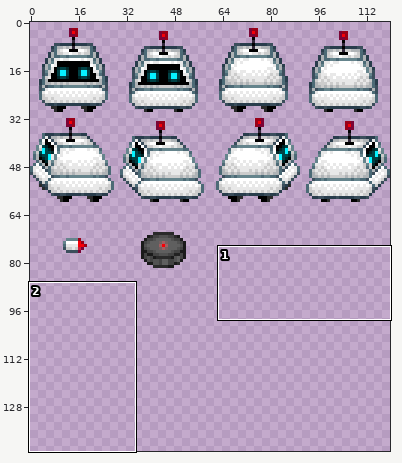
Sprite sheet, stored at Assets/Art/mini_tiles.png. The picture above shows the old version from afar; the outline marks the close-up.
Close-up. First the earlier version:
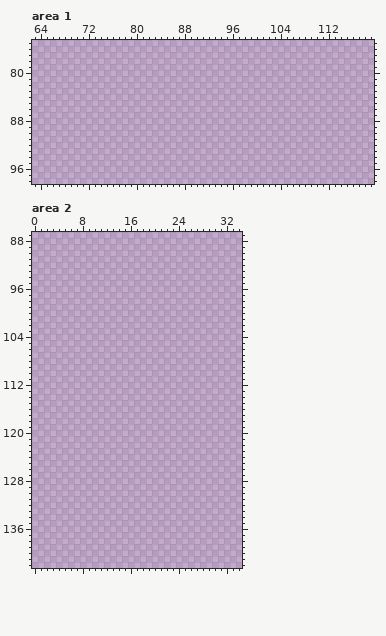
The file is 120x210 pixels. Shown: area 1: x 63..119, y 75..98; area 2: x 0..34, y 87..142. The old version is drawn lined up with the new one. The wide view leaves out empty margins.
After:
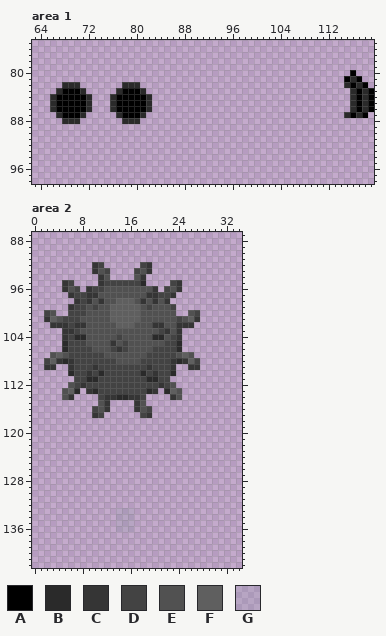
Palette (. is transparent): A #000000  B #2a2a2a  C #353535  D #434343  E #515151  F #5f5f5f  G #65848c23
Edits made:
drawings rearranged on the sheet (the old picture shows each at its new place)
--- area 1
@@ x 63..119 @@
 79 .........................................................
-80 .........................................................
-81 .........................................................
-82 .........................................................
-83 .........................................................
-84 .........................................................
-85 .........................................................
-86 .........................................................
-87 .........................................................
-88 .........................................................
+80 .....................................................A...
+81 ....................................................ABA..
+82 .....BBB.......BBB..................................BABA.
+83 ....BAAAB.....BAAAB..................................BABA
+84 ...BAAAAAB...BAAAAAB.................................BABA
+85 ...BAAAAAB...BAAAAAB.................................BABA
+86 ...BAAAAAB...BAAAAAB.................................BABA
+87 ....BAAAB.....BAAAB.................................BABA.
+88 .....BBB.......BBB.......................................
 89 .........................................................
--- area 2
@@ x 0..34 @@
  91 ...................................
- 92 ...................................
- 93 ...................................
- 94 ...................................
- 95 ...................................
- 96 ...................................
- 97 ...................................
- 98 ...................................
- 99 ...................................
-100 ...................................
-101 ...................................
-102 ...................................
-103 ...................................
-104 ...................................
-105 ...................................
-106 ...................................
-107 ...................................
-108 ...................................
-109 ...................................
-110 ...................................
-111 ...................................
-112 ...................................
-113 ...................................
-114 ...................................
-115 ...................................
-116 ...................................
-117 ...................................
+ 92 ..........CD......DC...............
+ 93 ..........CED....DEC...............
+ 94 ...........CE....EC................
+ 95 .....CD....CDDDDDDB....DC..........
+ 96 .....CED.CDDEEEEEEEEC.DEC..........
+ 97 ......CDDCCEEEEEEEECCDDC...........
+ 98 .......CDCECEEFFFECECEC............
+ 99 ......CDDEDEEFFFFFEDEEED...........
+100 ..DE..DDDEEEEFFFFFEEEEEE..ED.......
+101 ..CFEDDDEEEEEFFFFFEEEEEEDEFC.......
+102 ...CCCDCCEEEEEFFFEEECCEECCC........
+103 .....CCDEEEEEEEEEEEEEDCEC..........
+104 .....CDBBEEEEEDEEEEEBBEDC..........
+105 .....BDDDEEEECEDEEEEEEDDB..........
+106 .....BDDDDEEEDCDEEEEDDDDB..........
+107 ...EFEDDDDDDEEEEEEEDDDDDEFE........
+108 ..DFCBCDDDDDDDEEEEDDDDDCBCFD.......
+109 ..CC..CDDDCDDDDDDDDCDDDC..CC.......
+110 ......BDDCDBDDDDDDBDCDDB...........
+111 .......DDBBDDDDDDDDBBDD............
+112 ......EDCDDDDDDDDDDDDCDE...........
+113 .....EFB.CBDDDDDDDDBC.BFE..........
+114 .....EC....DCCBBCCD....CE..........
+115 ...........EC....CE................
+116 ..........DEC....CED...............
+117 ..........CD......DC...............
 118 ...................................
@@ x 12..18 @@
 132 .......
-133 .......
-134 .......
-135 .......
-136 .......
+133 ..GGG..
+134 ..GGG..
+135 ..GGG..
+136 ..GGG..
 137 .......
Boxes around the changes in both close-ups, in picture pixels (x1, y1, x2, y2):
added: (344, 70, 374, 118)
added: (50, 82, 152, 124)
added: (44, 262, 200, 418)
added: (116, 508, 134, 532)
